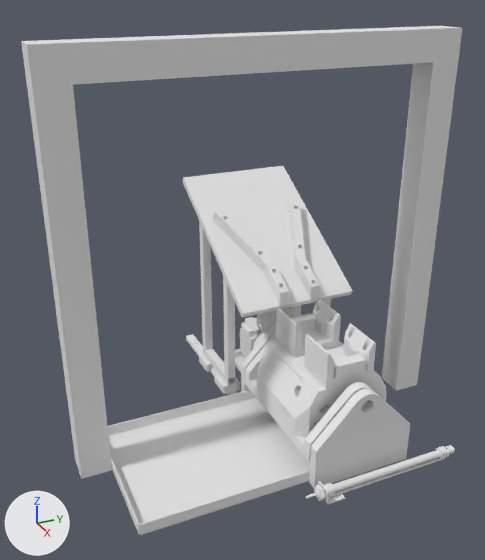
The OBJ model reconcycle_description/meshes/vise_setup.obj: old version first, new version second.
Both versions are drawn from a 50 mm camera at (824.0, -403.0, 691.0) aimed at (-25.0, -21.0, 267.0). Every picture has the same lights, and +X, +Y and +Z are marked at lower left. Where no turn or scale is listed for an object, it has been applied to the vertices. Vertices at the same position are counted once.

The first picture shows 'vise_setup'.
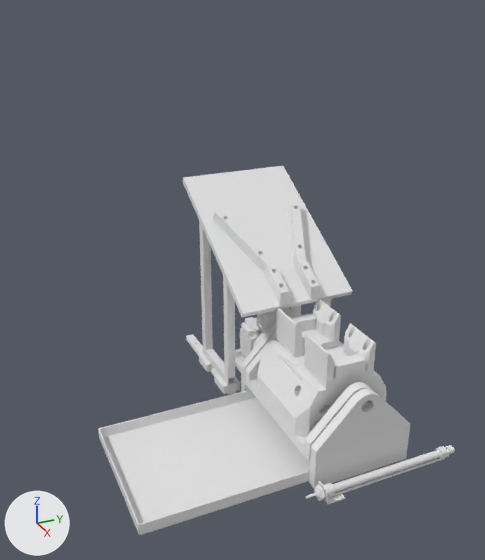
Boxes [x1, y1, x2, y2] around the edits, measured in the pictures (485 x 560 px):
'vise_setup', reshaped (19% narrower, 27% shorter)
    before: [21, 26, 462, 535]
    after: [98, 166, 455, 535]
part 1 of me_vise_setup, deleted
    before: [21, 26, 462, 479]

Diff of the bpy script that builds the scene:
```diff
--- a/reconcycle_description/meshes/vise_setup.obj.py
+++ b/reconcycle_description/meshes/vise_setup.obj.py
@@ me_vise_setup @@
 me_vise_setup.from_pydata(...)  # 11501 vertices, 23314 faces; spans x -300.0..215.0, y -300.0..300.0, z 20.0..620.0
 # used by ob_vise_setup; location = (0.0, 0.0, 0.0)
-me_vise_setup.materials.append(mat_mtl0)  # white #e7e7e7
-me_vise_setup.materials.append(mat_mtl1)  # white #e7e7e7
-me_vise_setup.materials.append(mat_mtl2)  # white #e7e7e7
-me_vise_setup.materials.append(mat_default_mtl)  # white #e7e7e7
-me_vise_setup.materials.append(mat_mtl3)  # white #e7e7e7
-me_vise_setup.materials.append(mat_mtl4)  # white #e7e7e7
-me_vise_setup.materials.append(mat_mtl5)  # white #e7e7e7
-me_vise_setup.materials.append(mat_mtl6)  # white #e7e7e7
-me_vise_setup.materials.append(mat_mtl7)  # white #e7e7e7
+# me_vise_setup part 1: the loose piece of 32 vertices spanning x -22.0..22.0, y -300.0..300.0, z 20.0..620.0 is deleted
```
